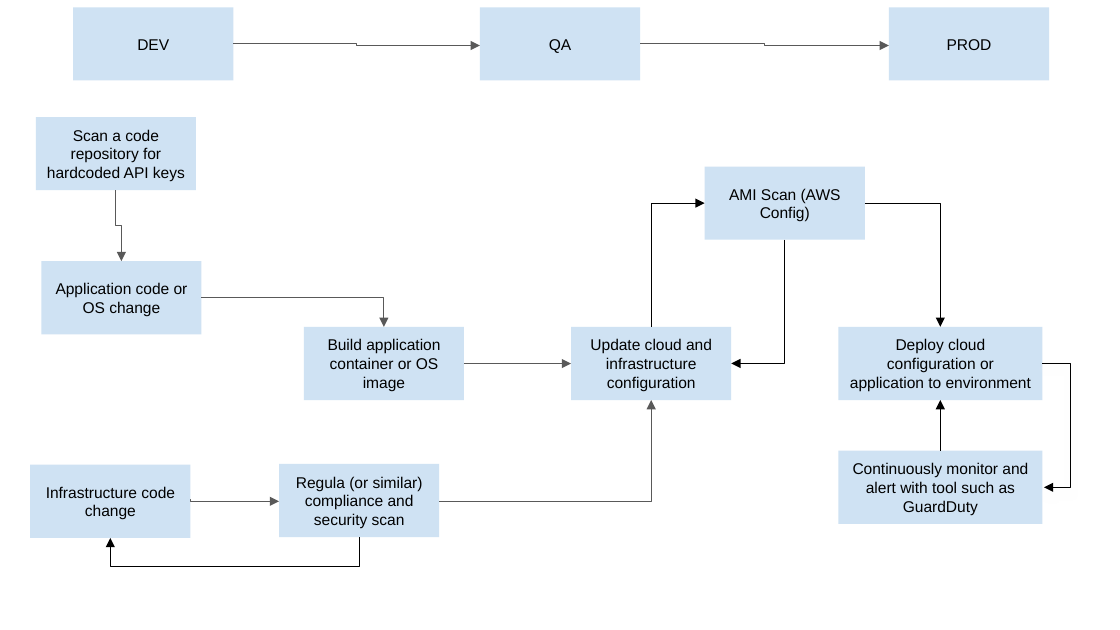
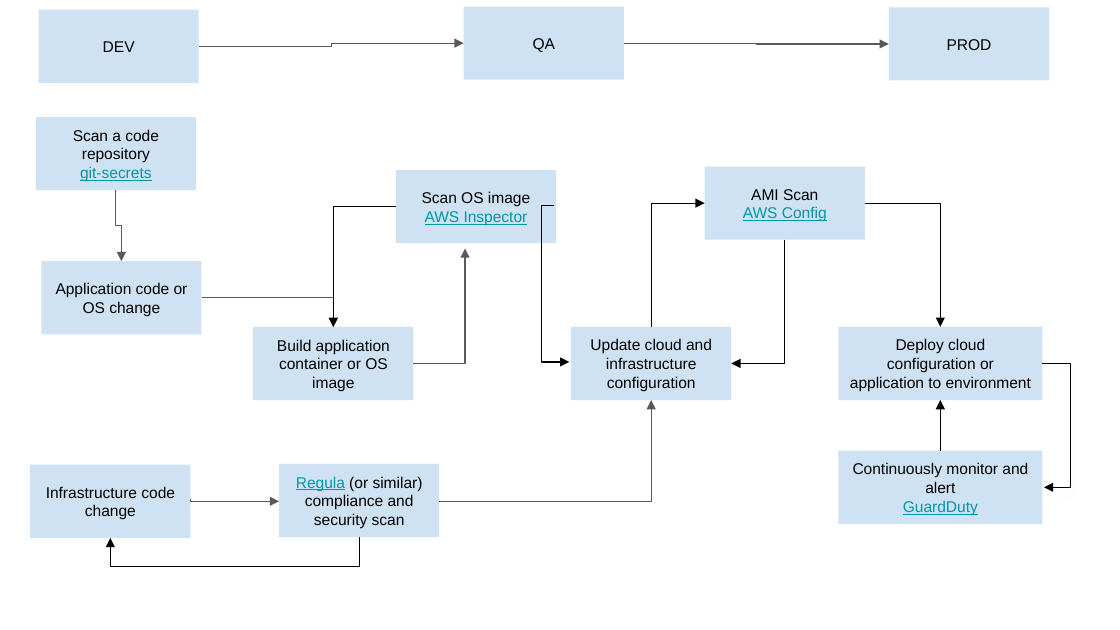
Before and after one commit to kaw700zn/UdacityProject3, a slide deck: slide 1 of DevSecOpsPipline.pptx. Drawn at 1120x630 pixels with LibreOffice and Linux fonts; fonts in the diff are those of the drawing. Boxes give left, top, right and bottom in pixels: in the first picture for what was removed or moved away, otherwise in the second. Text is boxed around its words. In the diff, an @@ line names an element or a change of style, - is before the commit and + after.

Commit message:
added tool names

```diff
--- a/DevSecOpsPipline.pptx
+++ b/DevSecOpsPipline.pptx
@@ rectangle "DEV": place and size @@
-rectangle "DEV" at (73, 8, 233, 81)
+rectangle "DEV" at (38, 10, 198, 83)
@@ rectangle "QA": place and size @@
-rectangle "QA" at (479, 8, 640, 81)
+rectangle "QA" at (464, 7, 624, 80)
@@ elbow arrow moved from (233, 44) - (479, 46) to (198, 46) - (464, 44) @@
@@ elbow arrow moved from (641, 44) - (889, 46) to (624, 44) - (889, 44) @@
@@ text in rectangle at (73, 129, 159, 181): text changed @@
-Scan a code repository for hardcoded API keys
+Scan a code repository
+git-secrets
@@ rectangle added at (395, 170, 556, 243), fill #CFE2F3, 10 pt, text #0097A7, underline @@
+Scan OS image
+AWS Inspector
@@ elbow arrow added from (395, 207) to (334, 327), #000000 0.75 pt @@
@@ elbow arrow added from (554, 205) to (569, 362), #000000 0.75 pt @@
@@ text in rectangle at (743, 189, 827, 221): text changed; text colour #000000 to #0097A7 @@
-AMI Scan (AWS Config)
+AMI Scan
+AWS Config
@@ elbow arrow moved from (464, 364) - (571, 364) to (413, 364) - (465, 249) @@
@@ elbow arrow moved from (202, 298) - (384, 327) to (202, 298) - (334, 327) @@
@@ rectangle "Build application container or OS ...": place and size @@
-rectangle "Build application container or OS ..." at (304, 327, 464, 400)
+rectangle "Build application container or OS ..." at (253, 327, 413, 400)
@@ rectangle "Regula (or similar) compliance and ..." at (279, 464, 439, 536): text colour #000000 to #0097A7, underline on in "Regula" @@
@@ text in rectangle at (853, 462, 1028, 515): text changed @@
-Continuously monitor and alert with tool such as GuardDuty
+Continuously monitor and alert
+GuardDuty
```
